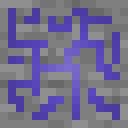
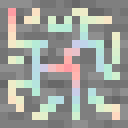
The second 128×128 image is a revision of the first. Changes to its layers:
added layer "Rainbow" above "Vein" over [8, 8, 120, 120]
renamed "Gradient Fill 1" to "Normal", hid it, painted on it over [8, 8, 120, 120]
added layer "Shading" (multiply) in group "Vein" over [8, 8, 120, 120]
painted on "Layer 1" over [8, 8, 120, 120]
